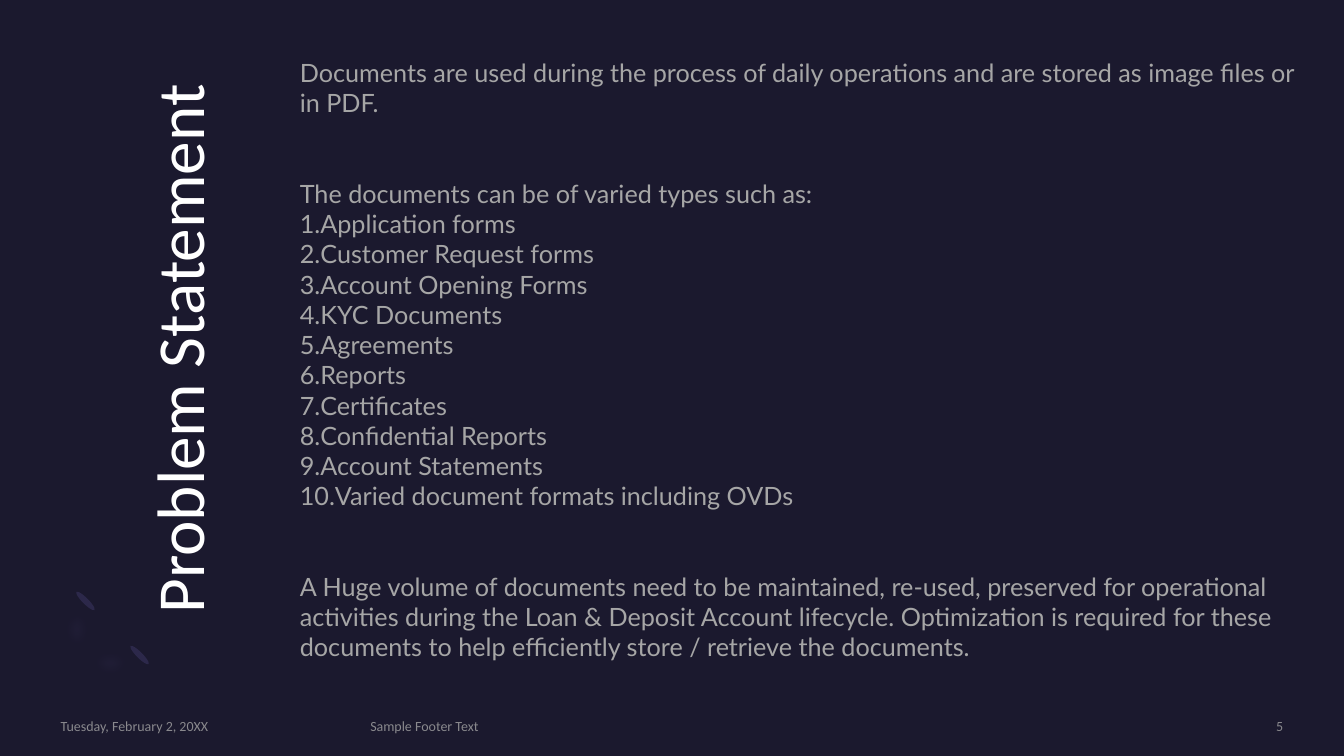
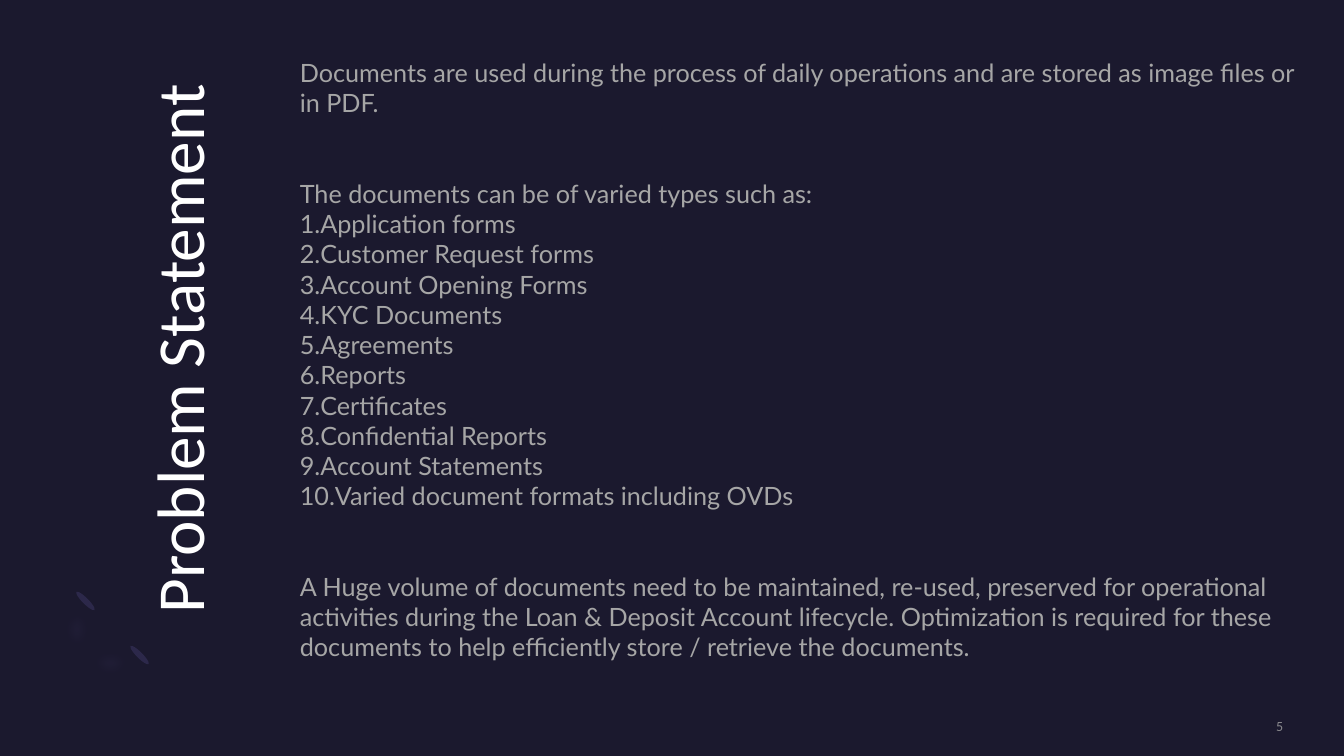
Before and after one commit to joymaitra/TechGIG_SBI_Image_Documentation, a slide deck: slide 5 of Image Document Optimizer.pptx. Drawn at 1344x756 pixels with LibreOffice and Linux fonts; fonts in the diff are those of the drawing. Boxes give left, top, right and bottom in pixels: in the first picture for what was removed or moved away, otherwise in the second. Text is boxed around its words. In the diff, an @@ line names an element or a change of style, - is before the commit and + after.

```diff
--- a/Image Document Optimizer.pptx
+++ b/Image Document Optimizer.pptx
@@ text removed at [61,721,208,733] @@
-Tuesday, February 2, 20XX
@@ text removed at [370,721,478,733] @@
-Sample Footer Text
```
Also in this commit, not shown: 10 other slides changed.
